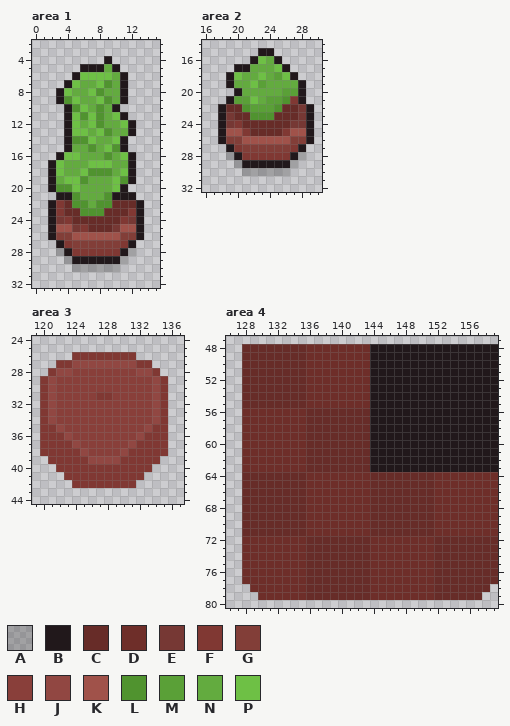
Two states of a pixel-art file, Assets/Prototyping/Tilemaps/library.aseprite. That is the earlier state.
160x224 pixels, 1 frame. Colours within 5 levels of each other are drawn and written as one. Shown: area 1: x 0..15, y 2..32; area 2: x 16..30, y 14..32; area 3: x 119..137, y 24..44; area 4: x 126..159, y 47..80. The commit also changed other parts of the picture, which this record leaves out.
Palette (. is transparent): A #00000037  B #21181b  C #672c28  D #6e2e29  E #763834  F #803833  G #823e38  H #893f3a  J #914742  K #a0524a  L #50932f  M #5aa037  N #63ab3f  P #6ec045
Once edited:
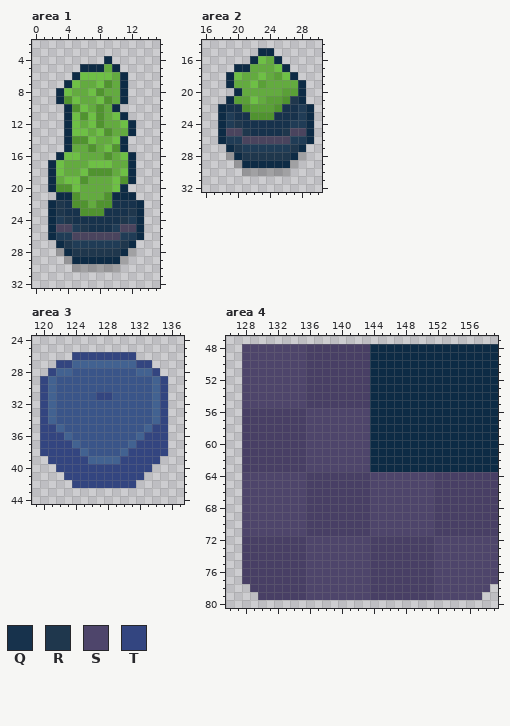
Colours new in this view: Q #17324c  R #1f374d  S #4e456b  T #334580
Change:
colour B: #21181b -> #0d2b45
colour D: #6e2e29 -> #483f65
colour G: #823e38 -> #203c56
colour H: #893f3a -> #3a5589
colour J: #914742 -> #426291
colour K: #a0524a -> #4a445e
Area 1:
y 22: x 3..4 FC -> RQ; x 10..12 CCC -> QQQ
y 23: x 3..5 FCC -> RQQ; x 9..12 CCCF -> QQQR
y 24: x 3..12 EFCCCCCCFE -> GRQQQQQQRG
y 25: x 5..10 EFCCCE -> GRQQQG
y 27: x 4 F -> R; x 11 F -> R
y 28: x 5..10 FFFFFF -> RRRRRR
Area 2:
y 21: x 27 F -> R
y 22: x 19..20 CC -> QQ; x 26..28 CCE -> QQG
y 23: x 19..21 ECC -> GQQ; x 25..28 CCCE -> QQQG
y 24: x 19..28 EFCCCCCCEE -> GRQQQQQQGG
y 25: x 21..26 FCCCCF -> RQQQQR
y 27: x 20 F -> R; x 27 F -> R
y 28: x 21..26 FFFFFF -> RRRRRR
Area 3:
y 26: x 124..131 FFFFFFFF -> TTTTTTTT
y 27: x 122..123 FF -> TT; x 132..133 FF -> TT
y 28: x 121 F -> T; x 134 F -> T
y 29..30: x 120 F -> T; x 135 F -> T
y 31: x 120 F -> T; x 127..128 FF -> TT; x 135 F -> T
y 32..34: x 120 F -> T; x 135 F -> T
y 35: x 120..121 FF -> TT; x 134..135 FF -> TT
y 36: x 120..122 FFF -> TTT; x 133..135 FFF -> TTT
y 37: x 120..123 FFFF -> TTTT; x 132..135 FFFF -> TTTT
y 38: x 120..124 FFFFF -> TTTTT; x 131..135 FFFFF -> TTTTT
y 39: x 121..125 FFFFF -> TTTTT; x 130..134 FFFFF -> TTTTT
y 40: x 122..133 FFFFFFFFFFFF -> TTTTTTTTTTTT
y 41: x 123..132 FFFFFFFFFF -> TTTTTTTTTT
y 42: x 124..131 FFFFFFFF -> TTTTTTTT
Area 4:
y 48..55: x 128..135 CCCCCCCC -> SSSSSSSS
y 56..63: x 136..143 CCCCCCCC -> SSSSSSSS
y 64..71: x 128..135 CCCCCCCC -> SSSSSSSS; x 144..151 CCCCCCCC -> SSSSSSSS
y 72..77: x 136..143 CCCCCCCC -> SSSSSSSS; x 152..159 CCCCCCCC -> SSSSSSSS
y 78: x 136..143 CCCCCCCC -> SSSSSSSS; x 152..158 CCCCCCC -> SSSSSSS
y 79: x 136..143 CCCCCCCC -> SSSSSSSS; x 152..157 CCCCCC -> SSSSSS
Pixel boxes of the changes (left, top, right, bottom) in both pictures:
changed: (48, 56, 144, 264)
changed: (218, 48, 314, 168)
changed: (40, 352, 168, 488)
changed: (242, 344, 498, 600)
